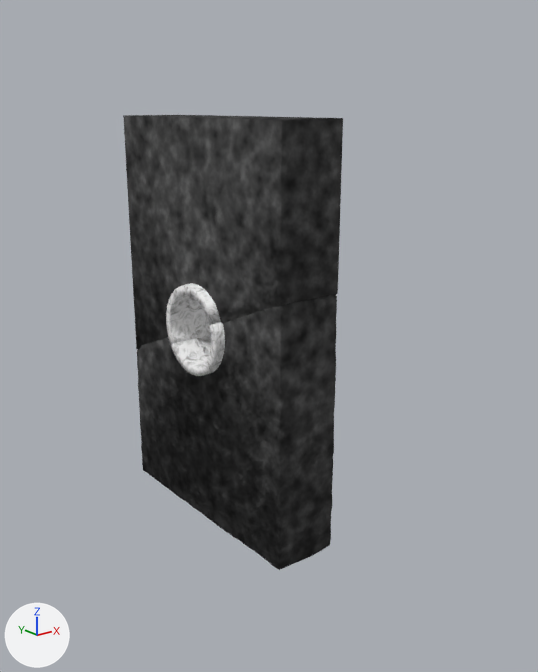
One commit to the Blender file Assets/Models/door2.blend: the scene before it, then after it.
Before and after are seen from a 50 mm camera at (-9.81, -13.24, 9.31) aimed at (0.15, -0.78, 4.33). The axes (+X, +Y, +Z) are drawn at lower left. The lights are the same throughout.
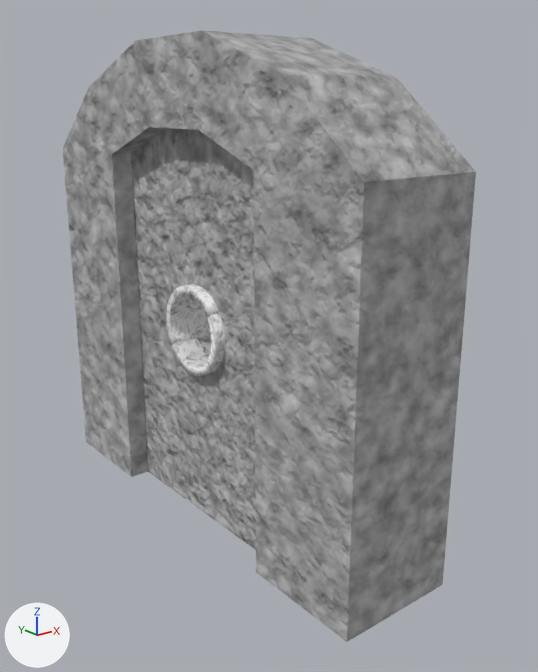
Location of each change, (x1, y1, x2, y2) in pixels of the pictures (538 x 672 px):
'archlinux', added
    after: (63, 30, 476, 642)
'Cube.002', recoloured (black to grey)
    both: (123, 115, 343, 349)
'Cube.001', recoloured, reshaped (white to grey)
    before: (137, 294, 337, 570)
    after: (141, 312, 256, 550)
part 1 of me_cube_004, built on
    before: (175, 315, 221, 368)
    after: (175, 313, 222, 368)

The change, as a list of edits to the scene's bpy script:
```text
Change mat_rock:
    remove n0 = _N.new('ShaderNodeOutputMaterial'); n0.name = 'Material Output'
    add n6 = _N.new('ShaderNodeValToRGB'); n6.name = 'ColorRamp'
    add n6.color_ramp.interpolation = 'B_SPLINE'
    add while len(n6.color_ramp.elements) > 1: n6.color_ramp.elements.remove(n6.color_ramp.elements[-1])
    add n6.color_ramp.elements[0].position = 0.0582; n6.color_ramp.elements[0].color = (1.0, 1.0, 1.0, 1.0)
    add _e = n6.color_ramp.elements.new(0.749); _e.color = (0.0, 0.0, 0.0, 1.0)
    remove n4 = _N.new('ShaderNodeDisplacement'); n4.name = 'Displacement'
    remove n4.inputs[1].default_value = 0.0  # 'Midlevel'
    remove n4.inputs[2].default_value = 0.1  # 'Scale'
    add n7 = _N.new('ShaderNodeBump'); n7.name = 'Bump'
    add n7.inputs[1].default_value = 0.3  # 'Distance'
    add n7.inputs[2].default_value = 1.0  # 'Filter Width'
    add n0 = _N.new('ShaderNodeOutputMaterial'); n0.name = 'Material Output'
    remove n6 = _N.new('ShaderNodeValToRGB'); n6.name = 'ColorRamp'
    remove n6.color_ramp.interpolation = 'B_SPLINE'
    remove while len(n6.color_ramp.elements) > 1: n6.color_ramp.elements.remove(n6.color_ramp.elements[-1])
    remove n6.color_ramp.elements[0].position = 0.0582; n6.color_ramp.elements[0].color = (1.0, 1.0, 1.0, 1.0)
    remove _e = n6.color_ramp.elements.new(0.258); _e.color = (0.0, 0.0, 0.0, 1.0)
    where n3 = _N.new('ShaderNodeTexNoise'); n3.name = 'Noise Texture'
    where n5 = _N.new('ShaderNodeBsdfPrincipled'); n5.name = 'Principled BSDF'
    remove _L.new(n3.outputs[0], n4.inputs[0])  # 'Factor' to 'Height'
    remove _L.new(n4.outputs[0], n0.inputs[2])  # 'Displacement' to 'Displacement'
    add _L.new(n3.outputs[0], n7.inputs[3])  # 'Factor' to 'Height'
    add _L.new(n7.outputs[0], n5.inputs[5])  # 'Normal' to 'Normal'
Change me_cube_004:
    used by ob_cube_001; location = (0.0, 0.0, 0.0)
    remove me_cube_004.from_pydata(...)  # 130 vertices, 218 faces, 1 loose edge; spans x -1.41..0.4, y -2.83..2.83, z 0.0..5.72
    add me_cube_004.from_pydata(...)  # 172 vertices, 260 faces; spans x -1.41..0.4, y -2.83..2.83, z 0.0..5.72
    me_cube_004 part 1
    73 faces are deleted
    1 loose edge is deleted
    42 vertices are added at x -1.41..0.4, y -0.99..0.84, z 3.55..5.11
    113 new faces join them, mat_marble
    2 new faces join them, mat_rock
Add me_cube_001:
    me_cube_001.from_pydata(...)  # 38 vertices, 35 faces; spans x -1.0..1.0, y -3.97..3.97, z -2.7..5.15
    me_cube_001.materials.append(mat_rock)
Add ob_archlinux:
    ob_archlinux = bpy.data.objects.new('archlinux', me_cube_001)
    ob_archlinux.location = (-0.34, 0.0, 3.63)
    ob_archlinux.scale = (1.35, 1.35, 1.35)
```
